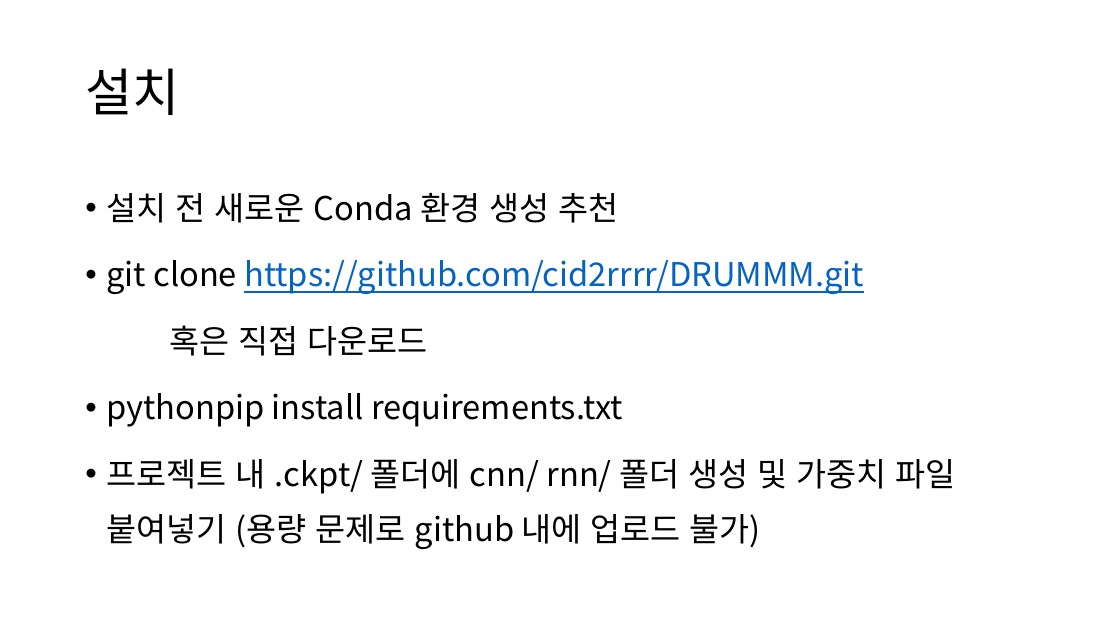
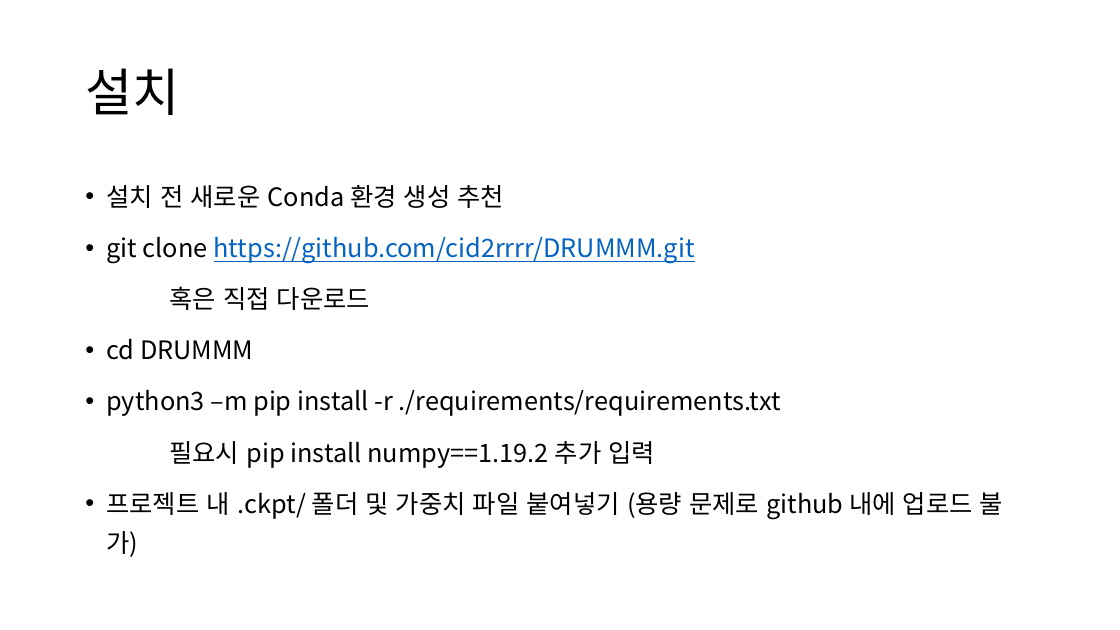
Before and after one commit to cid2rrrr/DRUMMM, a slide deck: slide 2 of 청음지능 인수인계.pptx. Drawn at 1120x630 pixels with LibreOffice and Linux fonts; fonts in the diff are those of the drawing. Boxes give left, top, right and bottom in pixels: in the first picture for what was removed or moved away, otherwise in the second. Text is boxed around its words. In the diff, an @@ line names an element or a change of style, - is before the commit and + after.

```diff
--- a/청음지능 인수인계.pptx
+++ b/청음지능 인수인계.pptx
@@ text at (106,185,695,310): size 28 to 21.7 pt in "설치 전 새로운 Conda 환경 생성 추천", "git clone https://github.com/cid2rrrr/DRUMMM.git", "혹은 직접 다운로드"; line spacing 1.4 to 1.3 @@
@@ text at (106,338,1003,557): text changed; size 28 to 21.7 pt @@
-• pythonpip install requirements.txt
-• 프로젝트 내 .ckpt/ 폴더에 cnn/ rnn/ 폴더 생성 및 가중치 파일 붙여넣기 (용량 문제로 github 내에 업로드 불가)
+• cd DRUMMM
+• python3 –m pip install -r ./requirements/requirements.txt
+필요시 pip install numpy==1.19.2 추가 입력
+• 프로젝트 내 .ckpt/ 폴더 및 가중치 파일 붙여넣기 (용량 문제로 github 내에 업로드 불가)
```
Also in this commit, not shown: 1 other slide changed, 41 other files.
